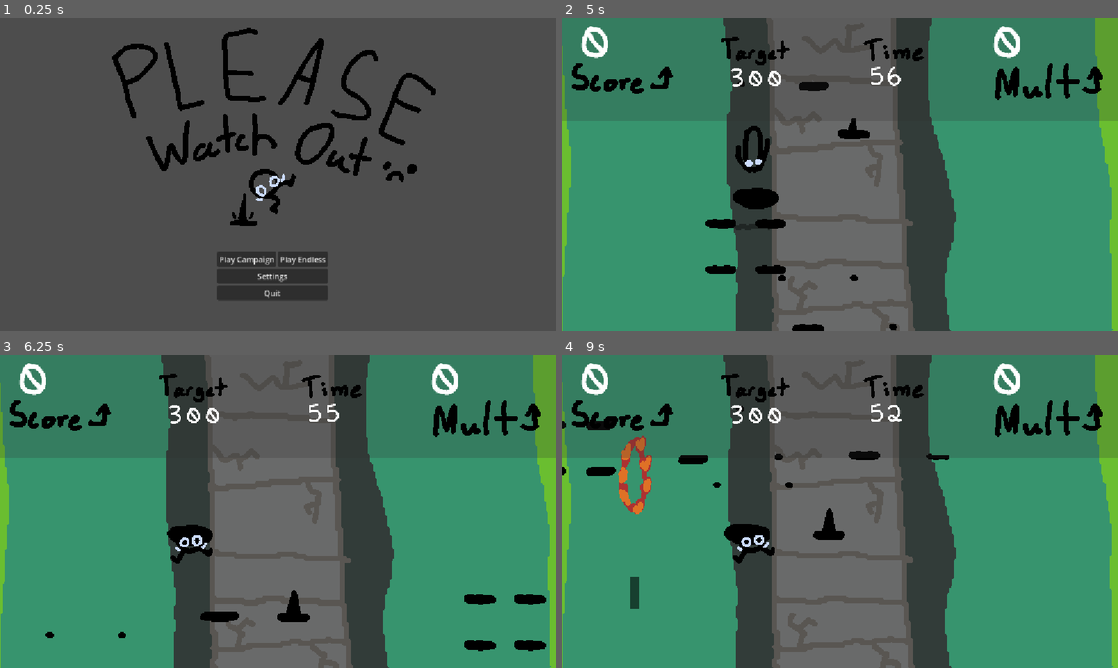
Above: before the commit, frames 1-4 (two rows, left to right).
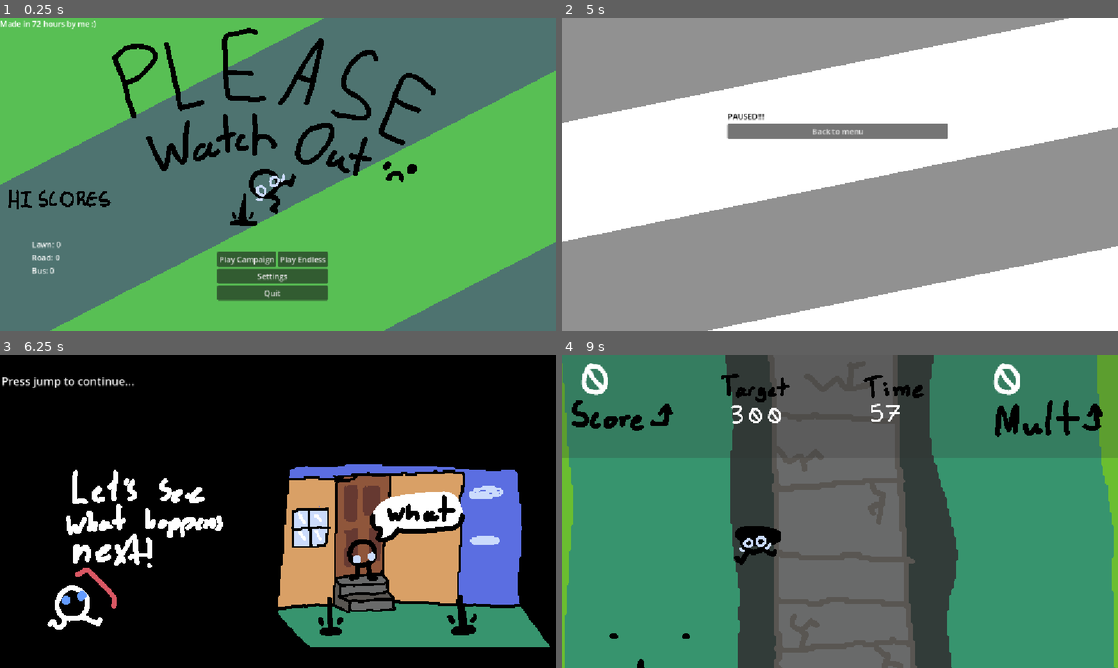
Above: after the commit, the same moments.

Repository: octokid12/Television
Game: Godot game, scene res://Scenes/main_menu.tscn
Two runs of this game, one before a commit and one after it. Both use one fixed random seed, a clock stepped at 60 frames per second and the inputs below.
Inputs (mouse positions are in pixels of both pictures, inside the frame that each line leads up to):
- Up to frame 1 (0.25 s): no input
- Up to frame 2 (5 s): click "Play Campaign" at 0.5 s; tap Enter (ui_accept) at 1.25, 1.52, 2.27, 3.77, 4.52 s; move the mouse to (962, 158) at 1.27 s; click (962, 158) at 1.42 s; move the mouse to (728, 190) at 2.02 s; click (728, 190) at 2.17 s; move the mouse to (895, 105) at 2.77 s; click (895, 105) at 2.92 s; move the mouse to (812, 237) at 3.52 s; click (812, 237) at 3.67 s; move the mouse to (1006, 221) at 4.27 s; click (1006, 221) at 4.42 s; tap P (Pause, bound only after the commit) at 4.9 s
- Up to frame 3 (6.25 s): click (278, 467) at 5 s, where only the run after the commit has a clickable "Back to menu"; click (244, 596) at 5.75 s, where only the run after the commit has a clickable "Play Campaign"
- Up to frame 4 (9 s): move the mouse to (673, 464) at 6.52 s; click (673, 464) at 6.67 s; tap Enter (ui_accept) at 6.77, 8.27 s; move the mouse to (867, 511) at 7.27 s; click (867, 511) at 7.42 s; move the mouse to (756, 433) at 8.02 s; click (756, 433) at 8.17 s; move the mouse to (962, 495) at 8.77 s; click (962, 495) at 8.92 s

The runs differ from the first frame. In frame 1, 95% of the frame differs, in the area x 0-100%, y 0-100%; in frame 2, 99%; in frame 3, 94%; in frame 4, 4.3%.

Commit message:
i forgor

Diff:
--- a/Player.tscn
+++ b/Player.tscn
@@ -93,12 +93,18 @@
 
 signal HP_Changed
 
+
+
 func _on_area_2d_area_entered(_area: Area2D) -> void:
 	print(\"h\")
 
 
+signal Add_time
+
 func _on_firering_area_entered(_area: Area2D) -> void:
 	if Mode == \"Jump\":
+		if Values.endless:
+			Add_time.emit()
 		$Fire.restart()
 		Values.Mult *= 2
 "
--- /dev/null
+++ b/Scenes/BG.gdshader
@@ -0,0 +1,32 @@
+shader_type canvas_item;
+
+uniform vec3 color_one : source_color;
+uniform vec3 color_two : source_color;
+
+uniform float angle = 20.0;
+uniform float line_count = 20.0;
+uniform float speed = 10.0;
+uniform float blur : hint_range(0.0, 2.0, 0);
+
+vec2 rotate(vec2 uv, float rotation_angle) {
+    float radians_angle = radians(rotation_angle);
+    float cos_angle = cos(radians_angle);
+    float sin_angle = sin(radians_angle);
+    mat2 rotation_matrix = mat2(vec2(cos_angle, -sin_angle), vec2(sin_angle, cos_angle));
+    return uv * rotation_matrix;
+}
+
+float stripe(vec2 uv) {
+    return cos(uv.x * 0.0 - TIME*speed + uv.y * -line_count/2.0);
+}
+
+void fragment() {
+    vec2 uv = UV;
+    vec2 resolution = 1.0 / TEXTURE_PIXEL_SIZE;
+    float a = TEXTURE_PIXEL_SIZE.x / TEXTURE_PIXEL_SIZE.y;
+    uv.x *= a;
+    uv = rotate(uv, angle);
+    float g = stripe(uv);
+    vec3 col = mix(color_one, color_two, smoothstep(0.0, blur, g));
+    COLOR = vec4(col, 1.0);
+}
--- /dev/null
+++ b/Scenes/Endless/Endless.tscn
@@ -0,0 +1,111 @@
+[gd_scene format=3 uid="uid://uijxqfcpvhrc"]
+
+[ext_resource type="Texture2D" uid="uid://18dmuq6q5bfd" path="res://Sprites/endless.png" id="1_b7su8"]
+[ext_resource type="PackedScene" uid="uid://caso526hh1kb4" path="res://Player.tscn" id="2_np85c"]
+[ext_resource type="PackedScene" uid="uid://calha58w8nefh" path="res://UI.tscn" id="3_u7asl"]
+[ext_resource type="Script" uid="uid://d3ub0u2fr8oe" path="res://Scripts/Cam.gd" id="4_7pgsg"]
+
+[sub_resource type="GDScript" id="GDScript_kfdsr"]
+resource_name = "Level1"
+script/source = "extends Node2D
+
+@onready var Player = $CharacterBody2D
+
+@onready var Pattern1 = preload(\"res://Scenes/Patterns/pattern_1.tscn\")
+@onready var Pattern2 = preload(\"res://Scenes/Patterns/pattern_2.tscn\")
+@onready var Pattern3 = preload(\"res://Scenes/Patterns/pattern_3hole.tscn\")
+@onready var Fring = preload(\"res://fring.tscn\")
+@onready var Car = preload(\"res://Scenes/Patterns/car.tscn\")
+var Pattern1Delay: int = 100
+var Pattern2Delay: int = 200
+var Pattern3Delay:int = 100
+var Fringdealy: int = 300
+var Cardelay: int = 300
+
+func _ready() -> void:
+	pass
+
+
+# Called every frame. 'delta' is the elapsed time since the previous frame.
+func _physics_process(_delta: float) -> void:
+	var SquarePattern = Pattern1.instantiate()
+	var unstaggeredSquare = Pattern2.instantiate()
+	var Followhole = Pattern3.instantiate()
+	var Hoop = Fring.instantiate()
+	var Vehicle = Car.instantiate()
+	if Pattern1Delay <= 0:
+		Pattern1Delay = 60
+		SquarePattern.position = Vector2(randi_range(13, 563), randi_range(9, 626))
+		#add_child(SquarePattern)
+	Pattern1Delay -= 1
+
+
+	if Pattern2Delay <= 0:
+		Pattern2Delay = 40
+		unstaggeredSquare.position = Vector2(randi_range(13, 563), randi_range(9, 626))
+		#add_child(unstaggeredSquare)
+	Pattern2Delay -= 1
+
+	if Pattern3Delay <= 0:
+		Pattern3Delay = 300
+		Followhole.position = Vector2(Player.position.x + randi_range(20, -20), Player.position.y + 193)
+		#add_child(Followhole)
+	Pattern3Delay -= 1
+
+
+	if Cardelay <= 0:
+		Cardelay = 200
+		Vehicle.position = Vector2(randi_range(43, 345), 127)
+		add_child(Vehicle)
+	Cardelay -= 1
+"
+
+[sub_resource type="RectangleShape2D" id="RectangleShape2D_3f8mu"]
+size = Vector2(1220, 28)
+
+[sub_resource type="RectangleShape2D" id="RectangleShape2D_qxkdu"]
+size = Vector2(39, 619)
+
+[sub_resource type="RectangleShape2D" id="RectangleShape2D_5j5u1"]
+size = Vector2(36, 619)
+
+[node name="Level" type="Node2D" unique_id=374076405]
+process_mode = 1
+script = SubResource("GDScript_kfdsr")
+
+[node name="BG" type="Sprite2D" parent="." unique_id=1321232466]
+z_index = -10
+texture_filter = 1
+position = Vector2(576, 322)
+scale = Vector2(1.1, 1.1)
+texture = ExtResource("1_b7su8")
+
+[node name="CharacterBody2D" parent="." unique_id=1029943372 instance=ExtResource("2_np85c")]
+position = Vector2(396, 188)
+
+[node name="CanvasLayer" parent="." unique_id=428428846 instance=ExtResource("3_u7asl")]
+
+[node name="Camera2D" type="Camera2D" parent="." unique_id=2008483679]
+position = Vector2(575, 322)
+script = ExtResource("4_7pgsg")
+
+[node name="Bounds" type="StaticBody2D" parent="." unique_id=1631360825]
+
+[node name="CollisionShape2D" type="CollisionShape2D" parent="Bounds" unique_id=903393927]
+position = Vector2(562, 4)
+shape = SubResource("RectangleShape2D_3f8mu")
+
+[node name="CollisionShape2D2" type="CollisionShape2D" parent="Bounds" unique_id=1630446545]
+position = Vector2(554, 652)
+shape = SubResource("RectangleShape2D_3f8mu")
+
+[node name="CollisionShape2D3" type="CollisionShape2D" parent="Bounds" unique_id=144922935]
+position = Vector2(1171.5, 326)
+shape = SubResource("RectangleShape2D_qxkdu")
+
+[node name="CollisionShape2D4" type="CollisionShape2D" parent="Bounds" unique_id=648425324]
+position = Vector2(-18, 326)
+shape = SubResource("RectangleShape2D_5j5u1")
+
+[connection signal="Add_time" from="CharacterBody2D" to="CanvasLayer" method="_on_character_body_2d_add_time"]
+[connection signal="HP_Changed" from="CharacterBody2D" to="Camera2D" method="_on_player_hp_changed"]
--- /dev/null
+++ b/Scenes/Patterns/firewave.tscn
@@ -0,0 +1,87 @@
+[gd_scene format=3 uid="uid://bmsblx33nimlg"]
+
+[ext_resource type="Script" uid="uid://t4m53k7dn1r2" path="res://Scripts/Class/Danger.gd" id="1_1s1s4"]
+[ext_resource type="Texture2D" uid="uid://uu6l5yboru2q" path="res://Sprites/FireSplosion.png" id="2_2jkht"]
+
+[sub_resource type="AtlasTexture" id="AtlasTexture_pb02w"]
+atlas = ExtResource("2_2jkht")
+region = Rect2(0, 0, 96, 96)
+
+[sub_resource type="AtlasTexture" id="AtlasTexture_v3mnj"]
+atlas = ExtResource("2_2jkht")
+region = Rect2(96, 0, 96, 96)
+
+[sub_resource type="AtlasTexture" id="AtlasTexture_k81lm"]
+atlas = ExtResource("2_2jkht")
+region = Rect2(192, 0, 96, 96)
+
+[sub_resource type="AtlasTexture" id="AtlasTexture_nixef"]
+atlas = ExtResource("2_2jkht")
+region = Rect2(0, 96, 96, 96)
+
+[sub_resource type="AtlasTexture" id="AtlasTexture_1hn7q"]
+atlas = ExtResource("2_2jkht")
+region = Rect2(96, 96, 96, 96)
+
+[sub_resource type="AtlasTexture" id="AtlasTexture_rmfr2"]
+atlas = ExtResource("2_2jkht")
+region = Rect2(192, 96, 96, 96)
+
+[sub_resource type="SpriteFrames" id="SpriteFrames_grmq1"]
+animations = [{
+"frames": [{
+"duration": 1.0,
+"texture": SubResource("AtlasTexture_pb02w")
+}, {
+"duration": 1.0,
+"texture": SubResource("AtlasTexture_v3mnj")
+}, {
+"duration": 1.0,
+"texture": SubResource("AtlasTexture_v3mnj")
+}, {
+"duration": 1.0,
+"texture": SubResource("AtlasTexture_v3mnj")
+}, {
+"duration": 1.0,
+"texture": SubResource("AtlasTexture_v3mnj")
+}, {
+"duration": 1.0,
+"texture": SubResource("AtlasTexture_v3mnj")
+}, {
+"duration": 1.0,
+"texture": SubResource("AtlasTexture_k81lm")
+}, {
+"duration": 1.0,
+"texture": SubResource("AtlasTexture_nixef")
+}, {
+"duration": 1.0,
+"texture": SubResource("AtlasTexture_1hn7q")
+}, {
+"duration": 1.0,
+"texture": SubResource("AtlasTexture_rmfr2")
+}],
+"loop": 0,
+"name": &"default",
+"speed": 12.0
+}]
+
+[node name="Firewave" type="Node2D" unique_id=1348835818]
+
+[node name="DangerousObject" type="Node2D" parent="." unique_id=1996754407 node_paths=PackedStringArray("Sprite", "Hitbox")]
+script = ExtResource("1_1s1s4")
+Sprite = NodePath("AnimatedSprite2D")
+SpawnAnimation = "default"
+Die = true
+DeathFrame = 9
+Hitbox = NodePath("../Area2D")
+metadata/_custom_type_script = "uid://t4m53k7dn1r2"
+
+[node name="AnimatedSprite2D" type="AnimatedSprite2D" parent="DangerousObject" unique_id=974110877]
+texture_filter = 1
+sprite_frames = SubResource("SpriteFrames_grmq1")
+frame = 9
+frame_progress = 1.0
+
+[node name="Area2D" type="Area2D" parent="." unique_id=1561804760]
+
+[node name="CollisionShape2D" type="CollisionShape2D" parent="Area2D" unique_id=2136456695]
--- /dev/null
+++ b/Scenes/Patterns/firewave_trail.tscn
@@ -0,0 +1,32 @@
+[gd_scene format=3 uid="uid://cari1vaccg5v2"]
+
+[sub_resource type="GDScript" id="GDScript_vsnx3"]
+script/source = "extends Node2D
+var moving = false
+var spawncooldown: int = 7
+
+var fire = preload(\"res://Scenes/Patterns/firewave.tscn\")
+
+# Called when the node enters the scene tree for the first time.
+func _ready() -> void:
+	moving = true
+
+
+
+# Called every frame. 'delta' is the elapsed time since the previous frame.
+func _process(_delta: float) -> void:
+	if moving:
+		spawncooldown -= 1
+		position.x += 10
+		if position.x > 2000:
+			queue_free()
+		if spawncooldown <= 0:
+			spawncooldown = 7
+			var spawn = fire.instantiate()
+			spawn.global_position.x = global_position.x
+			spawn.top_level = true
+			add_child(spawn)
+"
+
+[node name="FirewaveTrail" type="Node2D" unique_id=303938760]
+script = SubResource("GDScript_vsnx3")
--- a/Scenes/loading.tscn
+++ b/Scenes/loading.tscn
@@ -3,6 +3,9 @@
 [ext_resource type="Script" uid="uid://c4rd7qpu1axk3" path="res://loading.gd" id="1_fim2r"]
 [ext_resource type="Texture2D" uid="uid://cdditi8nipe76" path="res://Sprites/StagePortraits/stage1.png" id="2_k66n3"]
 [ext_resource type="Texture2D" uid="uid://b2lwvy0cw5mq7" path="res://Sprites/announcer.png" id="3_31xe0"]
+[ext_resource type="Texture2D" uid="uid://du8s58dsbtxo1" path="res://Sprites/StagePortraits/stage2.png" id="4_4tbtc"]
+[ext_resource type="Texture2D" uid="uid://dgo8fabjtgxvj" path="res://Sprites/endlessbumper.png" id="4_xrc7h"]
+[ext_resource type="Texture2D" uid="uid://dmpql6h3kj3ic" path="res://Sprites/StagePortraits/stage3.png" id="5_dlcsm"]
 
 [sub_resource type="AtlasTexture" id="AtlasTexture_xrc7h"]
 atlas = ExtResource("3_31xe0")
@@ -43,14 +46,51 @@
 "speed": 5.0
 }]
 
+[sub_resource type="AtlasTexture" id="AtlasTexture_qw0b6"]
+atlas = ExtResource("2_k66n3")
+region = Rect2(0, 0, 1152, 648)
+
+[sub_resource type="AtlasTexture" id="AtlasTexture_hl3gf"]
+atlas = ExtResource("4_xrc7h")
+region = Rect2(0, 0, 1152, 648)
+
+[sub_resource type="SpriteFrames" id="SpriteFrames_ci8qw"]
+animations = [{
+"frames": [{
+"duration": 1.0,
+"texture": SubResource("AtlasTexture_qw0b6")
+}],
+"loop": 1,
+"name": &"Stage1",
+"speed": 5.0
+}, {
+"frames": [{
+"duration": 1.0,
+"texture": ExtResource("4_4tbtc")
+}],
+"loop": 1,
+"name": &"Stage2",
+"speed": 5.0
+}, {
+"frames": [{
+"duration": 1.0,
+"texture": ExtResource("5_dlcsm")
+}],
+"loop": 1,
+"name": &"Stage3",
+"speed": 5.0
+}, {
+"frames": [{
+"duration": 1.0,
+"texture": SubResource("AtlasTexture_hl3gf")
+}],
+"loop": 1,
+"name": &"endless",
+"speed": 5.0
+}]
+
 [node name="Loading" type="Node2D" unique_id=568957543]
 script = ExtResource("1_fim2r")
-
-[node name="Stage1" type="Sprite2D" parent="." unique_id=1169353500]
-z_index = 1
-texture_filter = 1
-position = Vector2(722, 283)
-texture = ExtResource("2_k66n3")
 
 [node name="ColorRect" type="ColorRect" parent="." unique_id=1508452309]
 offset_left = -34.0
@@ -70,9 +110,10 @@
 [node name="Done" type="Label" parent="." unique_id=1455057916]
 offset_left = 3.0
 offset_top = 38.0
-offset_right = 206.0
-offset_bottom = 61.0
-text = "Press continue..."
+offset_right = 283.0
+offset_bottom = 119.0
+theme_override_font_sizes/font_size = 23
+text = "Press jump to continue..."
 
 [node name="Announcer" type="AnimatedSprite2D" parent="." unique_id=866960177]
 texture_filter = 1
@@ -80,3 +121,9 @@
 sprite_frames = SubResource("SpriteFrames_grmq1")
 animation = &"Onward"
 autoplay = "Onward"
+
+[node name="Portrait" type="AnimatedSprite2D" parent="." unique_id=197183457]
+texture_filter = 1
+position = Vector2(811, 280)
+sprite_frames = SubResource("SpriteFrames_ci8qw")
+animation = &"Stage3"
--- a/Scenes/main_menu.gd
+++ b/Scenes/main_menu.gd
@@ -1,16 +1,17 @@
 extends Node2D
 
-
-# Called when the node enters the scene tree for the first time.
 func _ready() -> void:
-	pass # Replace with function body.
-
-
-# Called every frame. 'delta' is the elapsed time since the previous frame.
-func _process(_delta: float) -> void:
-	pass
+	get_tree().paused = false
 
 
 func _on_play_normal_pressed() -> void:
-	Values.LoadableScene = "res://Scenes/Levels/level.tscn"
+	print("hai")
+	Values.endless = false
+	Values.LoadableScene = Values.Levels[Values.Level]
 	get_tree().change_scene_to_file("res://Scenes/loading.tscn")
+
+
+func _on_play_endless_pressed() -> void:
+	Values.endless = true
+	Values.LoadableScene = "res://Scenes/Endless/Endless.tscn"
+	get_tree().change_scene_to_file("res://Scenes/loading.tscn")
--- a/Scenes/main_menu.tscn
+++ b/Scenes/main_menu.tscn
@@ -2,8 +2,33 @@
 
 [ext_resource type="Script" uid="uid://ckscuwkjsu1q" path="res://Scenes/main_menu.gd" id="1_28flt"]
 [ext_resource type="Texture2D" uid="uid://hgup1y0qqtjc" path="res://Sprites/logo.png" id="2_48xlc"]
+[ext_resource type="Shader" uid="uid://b5vamjroc3ctx" path="res://Scenes/BG.gdshader" id="3_1ehe0"]
+[ext_resource type="Texture2D" uid="uid://cwexye4g6h02w" path="res://Sprites/StagePortraits/hiscore.png" id="4_ce3w2"]
+
+[sub_resource type="ShaderMaterial" id="ShaderMaterial_grmq1"]
+shader = ExtResource("3_1ehe0")
+shader_parameter/color_one = Color(0.34509805, 0.7490196, 0.32941177, 1)
+shader_parameter/color_two = Color(0.30588236, 0.4509804, 0.4392157, 1)
+shader_parameter/angle = 45.0
+shader_parameter/line_count = 20.0
+shader_parameter/speed = 0.2
+shader_parameter/blur = 0.0
+
+[sub_resource type="GDScript" id="GDScript_grmq1"]
+script/source = "extends VBoxContainer
+
+@onready var Lawn = $Lawn
+@onready var Road = $Road
+@onready var Bus = $Bus
+
+func _process(_delta: float) -> void:
+	Lawn.text = \"Lawn: \" + str(Values.Highscores[0])
+	Road.text = \"Road: \" + str(Values.Highscores[1])
+	Bus.text = \"Bus: \" + str(Values.Highscores[2])
+"
 
 [node name="Main menu" type="Node2D" unique_id=1892438682]
+process_mode = 3
 script = ExtResource("1_28flt")
 
 [node name="Logo" type="Sprite2D" parent="." unique_id=1389765062]
@@ -37,4 +62,44 @@
 text = "Quit
 "
 
+[node name="ColorRect" type="ColorRect" parent="." unique_id=2007221311]
+z_index = -1
+material = SubResource("ShaderMaterial_grmq1")
+offset_left = -199.0
+offset_top = -79.0
+offset_right = 1356.0
+offset_bottom = 720.0
+mouse_filter = 2
+
+[node name="Label" type="Label" parent="." unique_id=1458836090]
+offset_right = 40.0
+offset_bottom = 23.0
+text = "Made in 72 hours by me :)"
+
+[node name="Scores2" type="VBoxContainer" parent="." unique_id=114723902]
+offset_left = 66.0
+offset_top = 457.0
+offset_right = 152.0
+offset_bottom = 534.0
+script = SubResource("GDScript_grmq1")
+
+[node name="Hiscore" type="Sprite2D" parent="Scores2" unique_id=445236640]
+texture_filter = 1
+position = Vector2(73, -82)
+scale = Vector2(0.5, 0.5)
+texture = ExtResource("4_ce3w2")
+
+[node name="Lawn" type="Label" parent="Scores2" unique_id=444951281]
+layout_mode = 2
+text = "Lawn: 0"
+
+[node name="Road" type="Label" parent="Scores2" unique_id=1250192685]
+layout_mode = 2
+text = "Road: 0"
+
+[node name="Bus" type="Label" parent="Scores2" unique_id=382056915]
+layout_mode = 2
+text = "Bus Stop: 0"
+
 [connection signal="pressed" from="VBoxContainer/HBoxContainer/Play Normal" to="." method="_on_play_normal_pressed"]
+[connection signal="pressed" from="VBoxContainer/HBoxContainer/Play Endless" to="." method="_on_play_endless_pressed"]
--- a/Scripts/Values.gd
+++ b/Scripts/Values.gd
@@ -1,12 +1,20 @@
 extends Node
 
-var endless: bool = false
+var endless: bool = true
 
 var Level: int = 0
 
 var Levels: Array = [
 	"res://Scenes/Levels/level.tscn",
-	"res://Scenes/Levels/level2.tscn"
+	"res://Scenes/Levels/level2.tscn",
+	"res://Scenes/Levels/level3.tscn"
+]
+
+
+var Highscores: Array[int] = [
+	0,
+	0,
+	0
 ]
 
 
--- a/Scripts/ui.gd
+++ b/Scripts/ui.gd
@@ -3,13 +3,28 @@
 @onready var timer = $Timer
 @onready var Labeltime = $Time/Time2
 
+var Paused: bool = false
+
 # Called when the node enters the scene tree for the first time.
 func _ready() -> void:
-	pass # Replace with function body.
+	if Values.endless:
+		$Target.visible = false
 
 
 # Called every frame. 'delta' is the elapsed time since the previous frame.
 func _process(_delta: float) -> void:
+
+	if Input.is_action_just_pressed("Pause"):
+		if not Paused:
+			$Pause.visible = true
+			get_tree().paused = true
+			Paused = true
+			print("pause")
+		else:
+			print("unpause")
+			Paused = false
+			$Pause.visible = false
+			get_tree().paused = false
 
 	if Values.Score >= int($Target/TargetScore.text):
 		$Score.modulate = "ffe945"
@@ -33,6 +48,10 @@
 	$AnimationPlayer.play("End")
 	get_tree().set_pause(true)
 	await get_tree().create_timer(3).timeout
+
+	if Values.Score > Values.Highscores[Values.Level]:
+		Values.Highscores[Values.Level] = Values.Score
+
 	if Values.Score < Values.TargetScore:
 		Values.Won = -1
 		Values.LoadableScene = get_tree().current_scene.scene_file_path
@@ -51,3 +70,12 @@
 	Values.Score = 0
 	Values.Mult = 0
 	print("time's up!")
+
+
+func _on_character_body_2d_add_time() -> void:
+	timer.start(timer.time_left + 5)
+
+
+func _on_button_2_pressed() -> void:
+	Values.LoadableScene = "res://Scenes/main_menu.tscn"
+	get_tree().change_scene_to_file("res://Scenes/main_menu.tscn")
--- a/UI.tscn
+++ b/UI.tscn
@@ -4,6 +4,7 @@
 [ext_resource type="Texture2D" uid="uid://hgvtp6nmohjq" path="res://Sprites/ui0007.png" id="1_b3bc3"]
 [ext_resource type="FontFile" uid="uid://dyceni83q8ciy" path="res://Scenes/Patterns/Mystery Font.ttf" id="3_g6l6n"]
 [ext_resource type="Texture2D" uid="uid://cyxyo47srh6yj" path="res://Sprites/times up.png" id="4_qui0h"]
+[ext_resource type="Shader" uid="uid://b5vamjroc3ctx" path="res://Scenes/BG.gdshader" id="5_vrfts"]
 
 [sub_resource type="AtlasTexture" id="AtlasTexture_grmq1"]
 atlas = ExtResource("1_b3bc3")
@@ -122,7 +123,17 @@
 &"RESET": SubResource("Animation_0mc3e")
 }
 
+[sub_resource type="ShaderMaterial" id="ShaderMaterial_grmq1"]
+shader = ExtResource("5_vrfts")
+shader_parameter/color_one = Color(0.57, 0.57, 0.57, 1)
+shader_parameter/color_two = Color(1, 1, 1, 1)
+shader_parameter/angle = 20.0
+shader_parameter/line_count = 20.0
+shader_parameter/speed = 0.3
+shader_parameter/blur = 0.0
+
 [node name="CanvasLayer" type="CanvasLayer" unique_id=428428846]
+process_mode = 3
 script = ExtResource("1_3b2b5")
 
 [node name="ColorRect" type="ColorRect" parent="." unique_id=1807284106]
@@ -196,6 +207,7 @@
 text = "000"
 
 [node name="Timer" type="Timer" parent="." unique_id=1910731607]
+process_mode = 1
 wait_time = 60.0
 autostart = true
 
@@ -218,4 +230,31 @@
 scale = Vector2(2, 2)
 texture = ExtResource("4_qui0h")
 
+[node name="Pause" type="ColorRect" parent="." unique_id=121573718]
+process_mode = 3
+visible = false
+material = SubResource("ShaderMaterial_grmq1")
+offset_left = -61.0
+offset_top = -22.0
+offset_right = 1242.0
+offset_bottom = 714.0
+mouse_filter = 2
+
+[node name="VBoxContainer" type="VBoxContainer" parent="Pause" unique_id=784510112]
+layout_mode = 0
+offset_left = 404.0
+offset_top = 214.0
+offset_right = 861.0
+offset_bottom = 495.0
+
+[node name="Label" type="Label" parent="Pause/VBoxContainer" unique_id=2116316404]
+modulate = Color(0, 0, 0, 1)
+layout_mode = 2
+text = "PAUSED!!!"
+
+[node name="Button2" type="Button" parent="Pause/VBoxContainer" unique_id=1894764480]
+layout_mode = 2
+text = "Back to menu"
+
 [connection signal="timeout" from="Timer" to="." method="_on_timer_timeout"]
+[connection signal="pressed" from="Pause/VBoxContainer/Button2" to="." method="_on_button_2_pressed"]
--- a/loading.gd
+++ b/loading.gd
@@ -10,6 +10,17 @@
 func _ready() -> void:
 	Loading = false
 	Transitions.play_backwards("Trianglewipe")
+
+	match Values.LoadableScene:
+		"res://Scenes/Endless/Endless.tscn":
+			$Portrait.play("endless")
+		"res://Scenes/Levels/level.tscn":
+			$Portrait.play("Stage1")
+		"res://Scenes/Levels/level2.tscn":
+			$Portrait.play("Stage2")
+		"res://Scenes/Levels/level3.tscn":
+			$Portrait.play("Stage3")
+
 
 	if Values.Won == 0:
 		Announcer.play("Onward")
--- a/project.godot
+++ b/project.godot
@@ -13,6 +13,7 @@
 config/name="Please Watch Out!"
 run/main_scene="uid://cc0d571ixfdp8"
 config/features=PackedStringArray("4.7", "Forward Plus")
+boot_splash/bg_color=Color(0.06495004, 0.089611046, 0.37396276, 1)
 config/icon="res://Sprites/icon.svg"
 
 [autoload]
@@ -24,6 +25,14 @@
 
 window/stretch/mode="canvas_items"
 window/stretch/aspect="expand"
+
+[input]
+
+Pause={
+"deadzone": 0.2,
+"events": [Object(InputEventKey,"resource_local_to_scene":false,"resource_name":"","device":-1,"window_id":0,"alt_pressed":false,"shift_pressed":false,"ctrl_pressed":false,"meta_pressed":false,"pressed":false,"keycode":80,"physical_keycode":0,"key_label":0,"unicode":112,"location":0,"echo":false,"script":null)
+]
+}
 
 [layer_names]
 
Not shown, added: Scenes/BG.gdshader.uid
Binary file added: Sprites/FireSplosion.png
Not shown, added: Sprites/FireSplosion.png.import
Binary file added: Sprites/StagePortraits/hiscore.png
Not shown, added: Sprites/StagePortraits/hiscore.png.import
Binary file added: Sprites/StagePortraits/stage2.png
Not shown, added: Sprites/StagePortraits/stage2.png.import
Binary file added: Sprites/StagePortraits/stage3.png
Not shown, added: Sprites/StagePortraits/stage3.png.import
Binary file added: Sprites/endless.png
Not shown, added: Sprites/endless.png.import
Binary file added: Sprites/endlessbumper.png
(and 1 more such lines)
